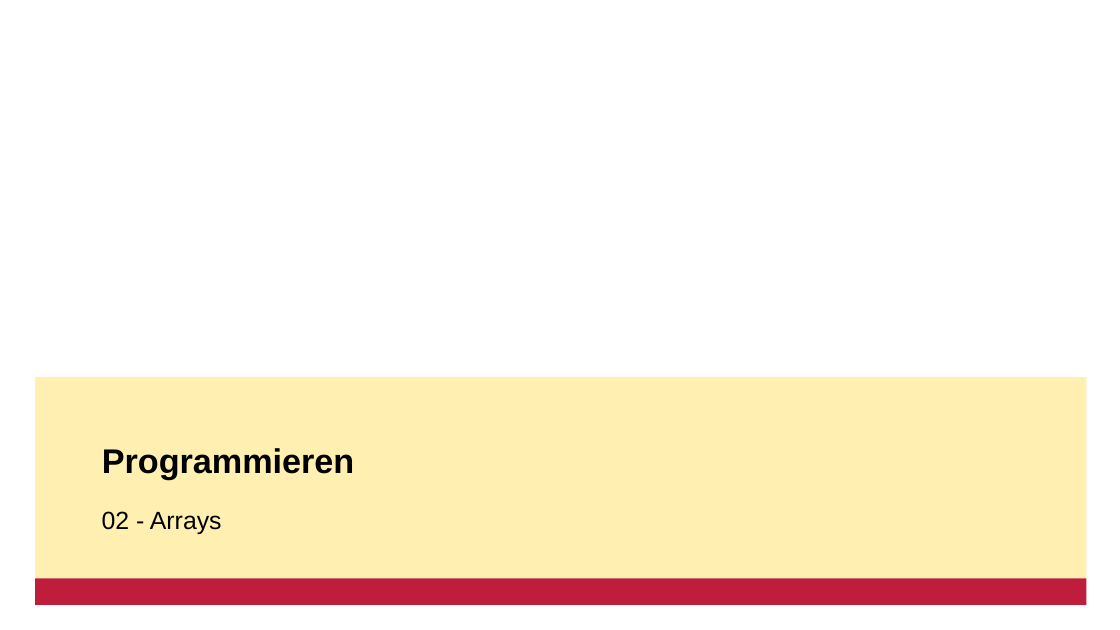
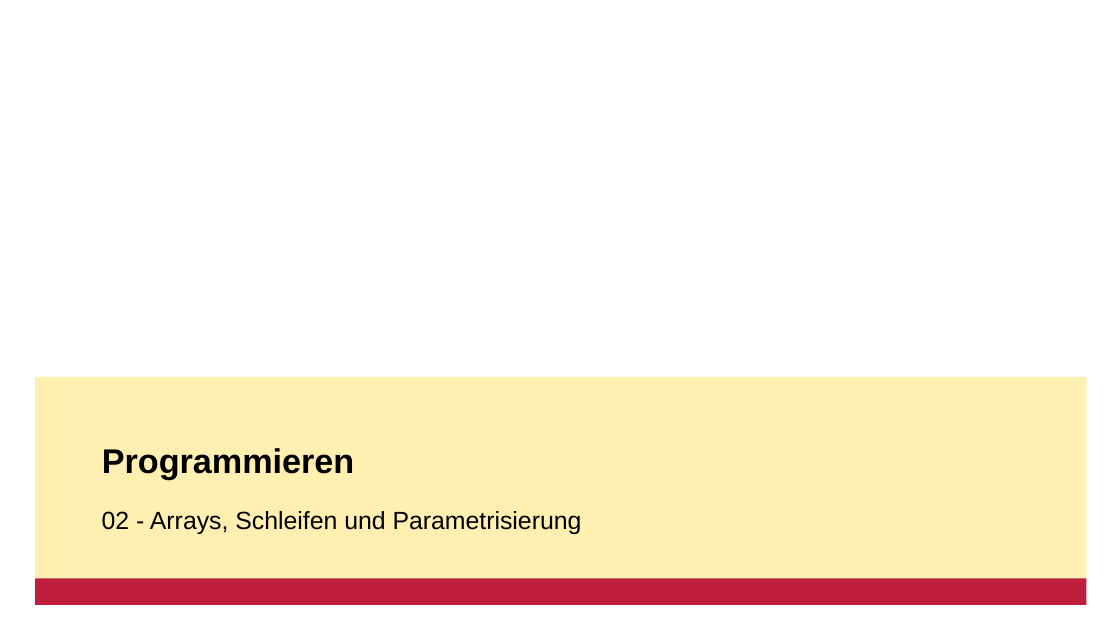
Before and after one commit to gemdav/Programmieren-1-Tutorium, a slide deck: slide 1 of slides/02_arrays_loops_parameterization.pptx. Drawn at 1120x630 pixels with LibreOffice and Linux fonts; fonts in the diff are those of the drawing; background and template pictures are left out. Boxes give left, top, right and bottom in pixels: in the first picture for what was removed or moved away, otherwise in the second. Text is boxed around its words. In the diff, an @@ line names an element or a change of style, - is before the commit and + after.

Commit message:
slide changes

```diff
--- a/slides/02_arrays_loops_parameterization.pptx
+++ b/slides/02_arrays_loops_parameterization.pptx
@@ subtitle at [102,511,582,534]: text changed @@
-02 - Arrays
+02 - Arrays, Schleifen und Parametrisierung
```
